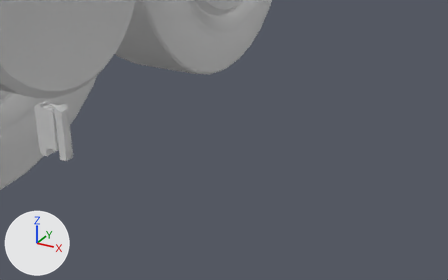
What one commit did to the FBX model Assets/Content/rockets.fbx.
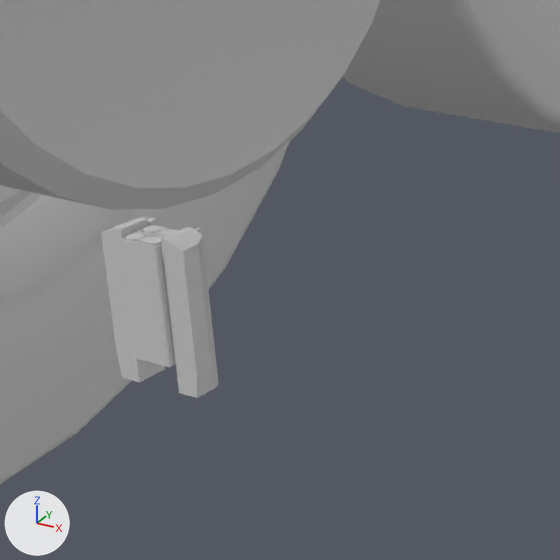
Old and new are each drawn from a 50 mm lens placed at (0.0405, -0.0423, 0.1066), pointed at (0.0142, 0.0054, 0.0827) and again close up on the part from 0% to 42% of the width and 10% to 77% of the height. Arrows for +X, +Y and +Z are at lower left; the lights stay in place. Everything nearer to the camera than a plane just in front of the edit is cut away. Where no turn or scale is listed for an object, it has been applied to the vertices.

The scene before the commit, as lines of its bpy script (objects in view):
```python
me_cube_005 = bpy.data.meshes.new('Cube.005')
me_cube_005.from_pydata(...)  # 569 vertices, 418 faces; spans x -17.4..16.7, y 1.8..19.6, z -6.4..46.6
me_cylinder_002 = bpy.data.meshes.new('Cylinder.002')
me_cylinder_002.from_pydata(...)  # 2624 vertices, 1962 faces; spans x -0.034..0.06, y -0.082..0.082, z -0.082..0.082
me_cylinder_009 = bpy.data.meshes.new('Cylinder.009')
me_cylinder_009.from_pydata(...)  # 2624 vertices, 1962 faces; spans x -0.034..0.06, y -0.082..0.082, z -0.082..0.082
ob_cylinder_005 = bpy.data.objects.new('Cylinder.005', me_cylinder_009)
ob_cylinder_005.location = (-0.14001, 0.08843, 0.08131)
ob_cylinder_007 = bpy.data.objects.new('Cylinder.007', me_cylinder_002)
ob_cylinder_007.location = (-0.14001, 0.25946, 0.08131)
ob_launcher = bpy.data.objects.new('launcher', me_cube_005)
ob_launcher.parent = ob_turret
ob_launcher.location = (0.435, -9.142, 16.41)
ob_launcher.rotation_euler = (1.571, 0.0, 0.0)  # degrees (90, 0, 0)
ob_launcher.scale = (0.01, 0.01, 0.01)
```
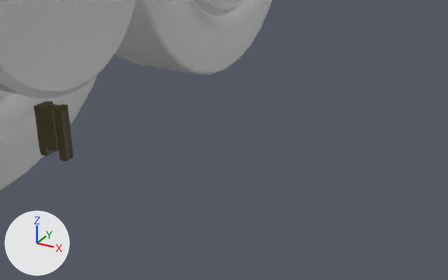
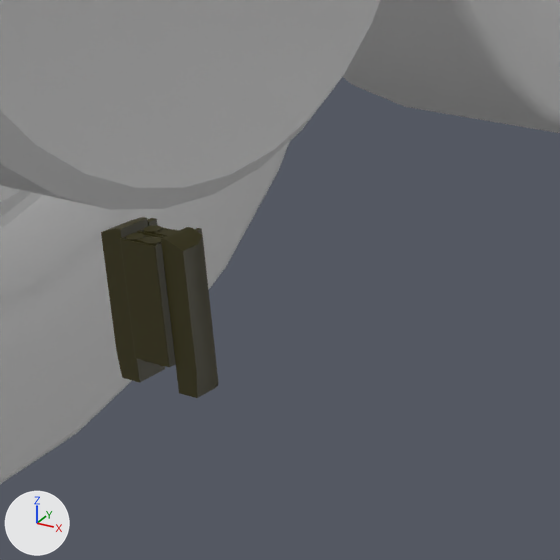
Pixel boxes [x1, y1, x2, y2] of what changed, in the close-ups (560 x 560 px):
```json
{"object": "launcher", "change": "recoloured", "before": [101, 217, 219, 398], "after": [101, 217, 219, 398]}
```

Scene script edits in JSON lines:
```json
{"op": "add", "block": "mat_material_007", "code": ["mat_material_007 = principled_material('Material.007')", "mat_material_007.base_color = (0.0439, 0.0378, 0.00604)  # dark yellow #3b3712"]}
{"block": "me_cube_005", "where": "me_cube_005.from_pydata(...)  # 569 vertices, 418 faces; spans x -17.4..16.7, y 1.8..19.6, z -6.4..46.6"}
{"op": "add", "block": "me_cube_005", "code": "me_cube_005.materials.append(mat_material_007)  # dark yellow #3b3712"}
```
